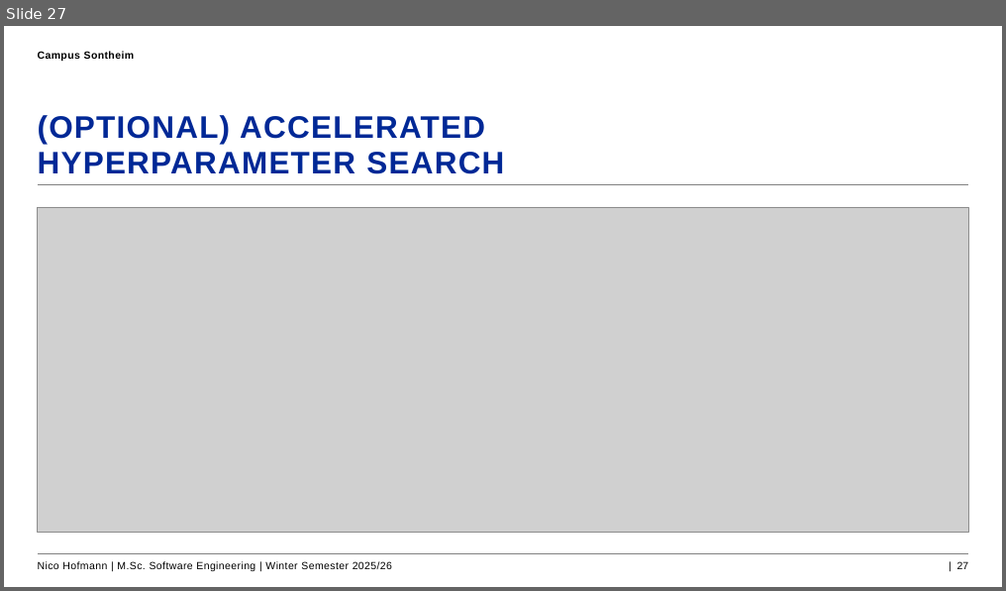
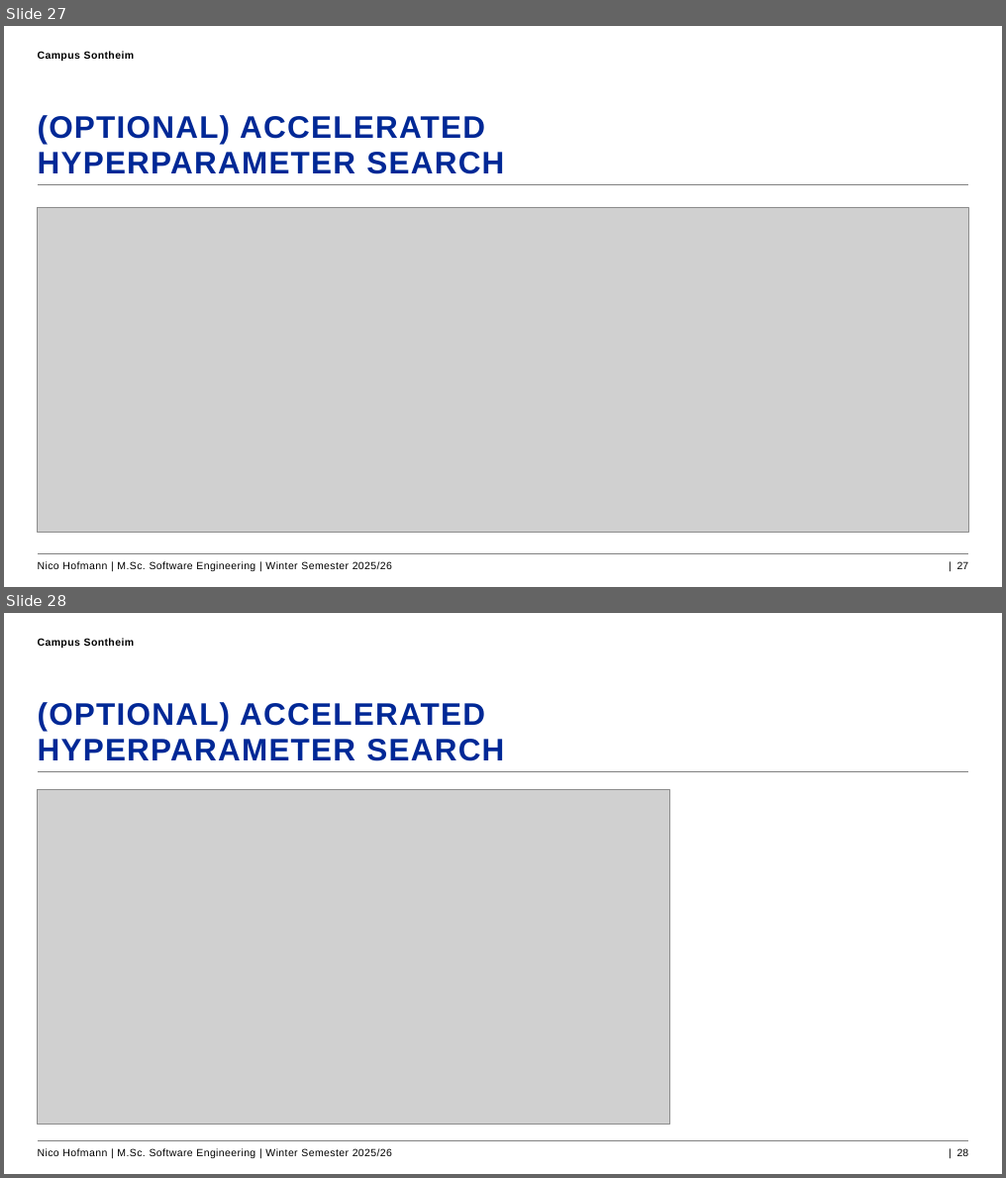
Before and after one commit to kit0kat/ws25-quantum-machine-learning-project, a slide deck: presentation/Presentation.pptx. Shown one above the other, each under a label of ours: slide 27 before the commit, slides 27 and 28 after it. The pictures are 1006x591 and 1006x1178 pixels, drawn with LibreOffice and Linux fonts; fonts in the diff are those of the drawing; grey boxes stand for pictures; background and template pictures are left out. Boxes give left, top, right and bottom in pixels: in the first picture for what was removed or moved away, otherwise in the second. Text is boxed around its words. In the diff, an @@ line names an element or a change of style, - is before the commit and + after.

Commit message:
Add: Accelerated HPO result slides

```diff
--- a/presentation/Presentation.pptx
+++ b/presentation/Presentation.pptx
@@ slide 28 added at (4, 613, 1002, 1174), background #FFFFFF; not listed: 2 template elements that a slide beside it also shows @@
@@ text added at (38, 638, 135, 649), 10 pt, text #000000, bold @@
+Campus Sontheim
@@ title added at (38, 702, 504, 761), 30 pt, text #002896, bold @@
+(OPTIONAL) ACCELERATED
+HYPERPARAMETER SEARCH
@@ picture added at (37, 790, 669, 1125) @@
@@ text added at (38, 1149, 392, 1158), 10 pt, text #000000 @@
+Nico Hofmann | M.Sc. Software Engineering | Winter Semester 2025/26
@@ page number added at (957, 1149, 969, 1157), 10 pt, text #000000 @@
+| 28
```
Also in this commit, not shown: 8 slides changed, 2 other slides added, 1 other file.
